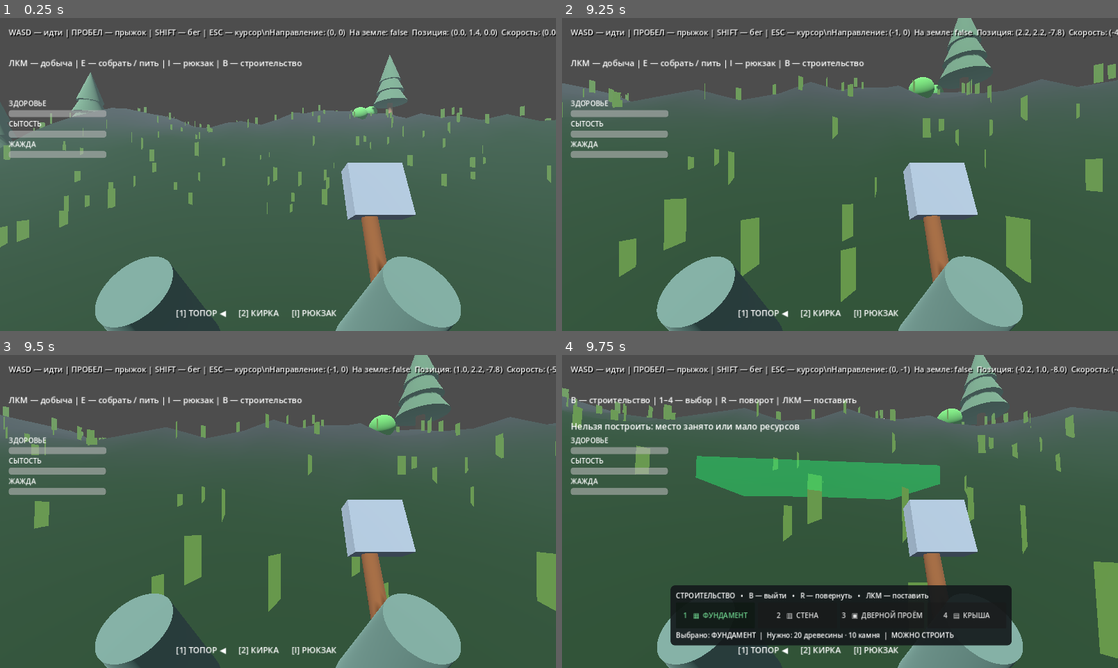
Above: before the commit, frames 1-4 (two rows, left to right).
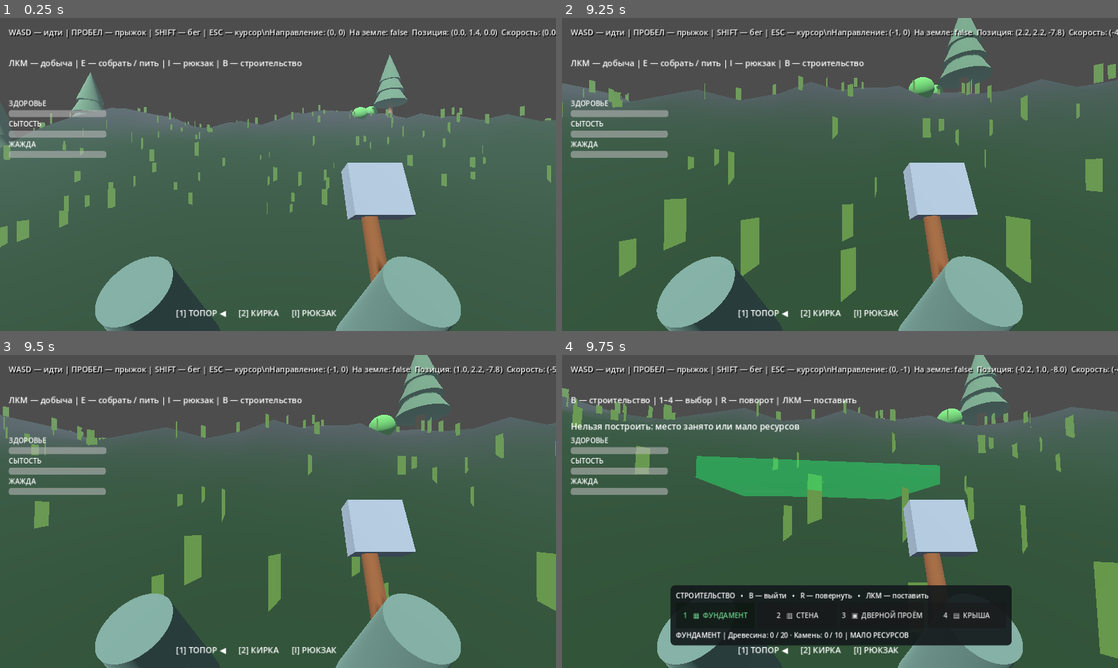
Above: after the commit, the same moments.

Repository: noval000/survival
Game: Godot game, scene res://scenes/Main.tscn
Same seed, same stepped clock (60 frames per second), same inputs: the game is played once before the commit and once after it.
Inputs (mouse positions are in pixels of both pictures, inside the frame that each line leads up to):
- Up to frame 1 (0.25 s): no input
- Up to frame 2 (9.25 s): tap Enter at 0.5 s; move the mouse to (867, 174) at 0.52 s; hold Shift (sprint) 0.53-1.28 s; hold W (move_forward) 0.53-3.53 s; click (867, 174) at 0.67 s; tap Space (jump) at 0.77, 1.52, 3.02, 3.77, 4.52, 6.02, 6.77, 7.52, 9.02 s; move the mouse to (812, 174) at 1.27 s; tap E at 1.35, 8.1 s; move the mouse to (851, 168) at 2.02 s; tap I at 2.1, 8.85 s; move the mouse to (812, 237) at 2.77 s; tap B at 2.85 s; click (812, 237) at 2.92 s; move the mouse to (1006, 221) at 3.52 s; hold A (move_left) 3.53-5.03 s; tap 1 at 3.6 s; move the mouse to (673, 127) at 4.27 s; tap 2 at 4.35 s; move the mouse to (867, 174) at 5.02 s; hold S (move_backward) 5.03-5.78 s; tap 3 at 5.1 s; click (867, 174) at 5.17 s; move the mouse to (756, 96) at 5.77 s; hold D (move_right) 5.78-6.53 s; tap 4 at 5.85 s; move the mouse to (962, 158) at 6.52 s; hold W (move_forward) 6.53-7.28 s; tap R at 6.6 s; move the mouse to (728, 190) at 7.27 s; hold D (move_right) 7.28-8.03 s; tap Shift (sprint) at 7.35 s; click (728, 190) at 7.42 s; move the mouse to (895, 105) at 8.02 s; hold S (move_backward) 8.03-8.78 s; move the mouse to (812, 237) at 8.77 s; hold A (move_left) from 8.78 s (still down)
- Up to frame 3 (9.5 s): keep holding A (move_left)
- Up to frame 4 (9.75 s): move the mouse to (878, 514) at 9.52 s; release A (move_left) at 9.53 s; hold W (move_forward) from 9.53 s (still down); tap B at 9.6 s; click (878, 514) at 9.67 s

Frames 1-3 are identical in both runs. In frame 4, 0.7% of the frame differs, in the area x 20-71%, y 88-92%.

Commit message:
Display owned versus required building resources and clear placement status

Diff:
--- a/godot/scripts/BuildingHUD.gd
+++ b/godot/scripts/BuildingHUD.gd
@@ -66,4 +66,22 @@
         if data[0] == selected:
             selected_data = data
             break
-    detail.text = "Выбрано: %s  |  Нужно: %s  |  %s" % [selected_data[1], selected_data[3], "МОЖНО СТРОИТЬ" if can_place else "НЕЛЬЗЯ РАЗМЕСТИТЬ"]
+    var costs: Dictionary = {}
+    if selected == "foundation":
+        costs = {"wood": 20, "stone": 10}
+    elif selected == "wall":
+        costs = {"plank": 4}
+    elif selected == "doorway":
+        costs = {"plank": 3}
+    elif selected == "roof":
+        costs = {"plank": 6}
+    var parts: Array[String] = []
+    var affordable := true
+    for material in costs:
+        var have: int = int(resources.get(material, 0))
+        var need: int = int(costs[material])
+        affordable = affordable and have >= need
+        var label: String = "Древесина" if material == "wood" else ("Камень" if material == "stone" else "Доски")
+        parts.append("%s: %d / %d" % [label, have, need])
+    var state := "МОЖНО СТРОИТЬ" if can_place and affordable else ("МАЛО РЕСУРСОВ" if not affordable else "НЕТ ПОДХОДЯЩЕГО МЕСТА")
+    detail.text = "%s | %s | %s" % [selected_data[1], " · ".join(parts), state]
